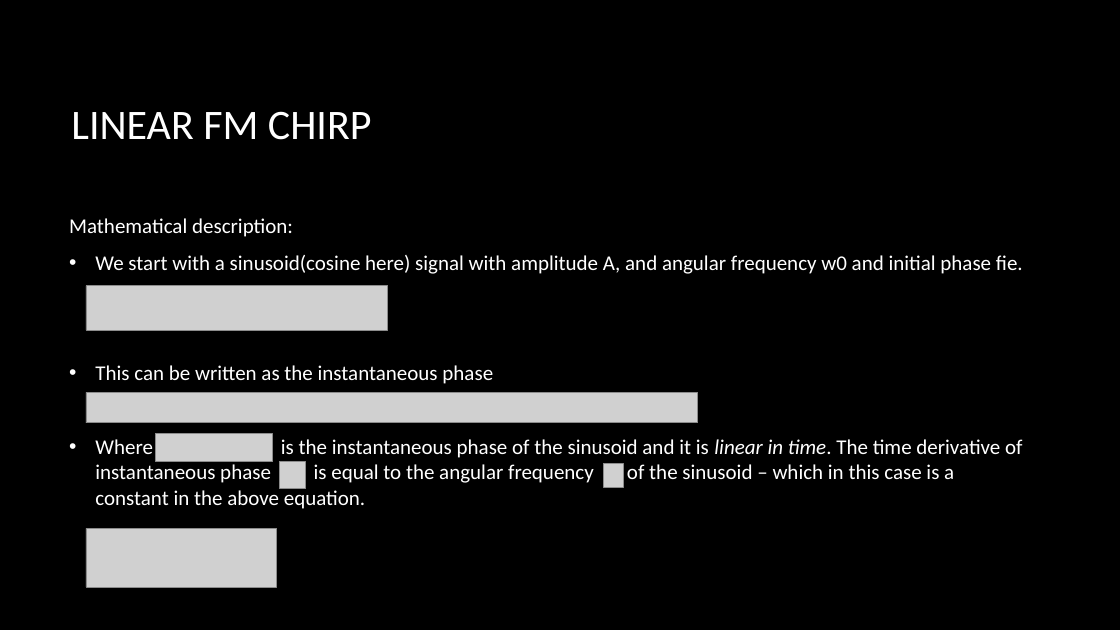
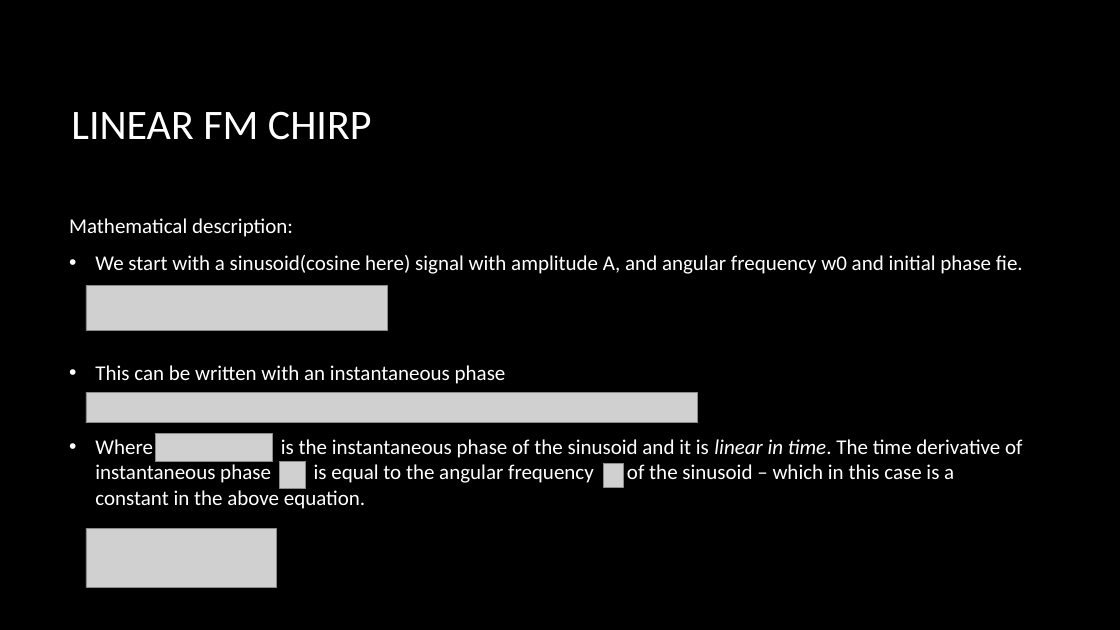
Before and after one commit to level2fast/uavsarlite-demo, a slide deck: slide 5 of UAVSAR LITE_Sprint5.pptx. Drawn at 1120x630 pixels with LibreOffice and Linux fonts; fonts in the diff are those of the drawing; grey boxes stand for pictures; background and template pictures are left out. Boxes give left, top, right and bottom in pixels: in the first picture for what was removed or moved away, otherwise in the second. Text is boxed around its words. In the diff, an @@ line names an element or a change of style, - is before the commit and + after.

```diff
--- a/UAVSAR LITE_Sprint5.pptx
+++ b/UAVSAR LITE_Sprint5.pptx
@@ text at <box>95,365,506,384</box>: text changed @@
-• This can be written as the instantaneous phase
+• This can be written with an instantaneous phase
```
Also in this commit, not shown: 3 other files.
